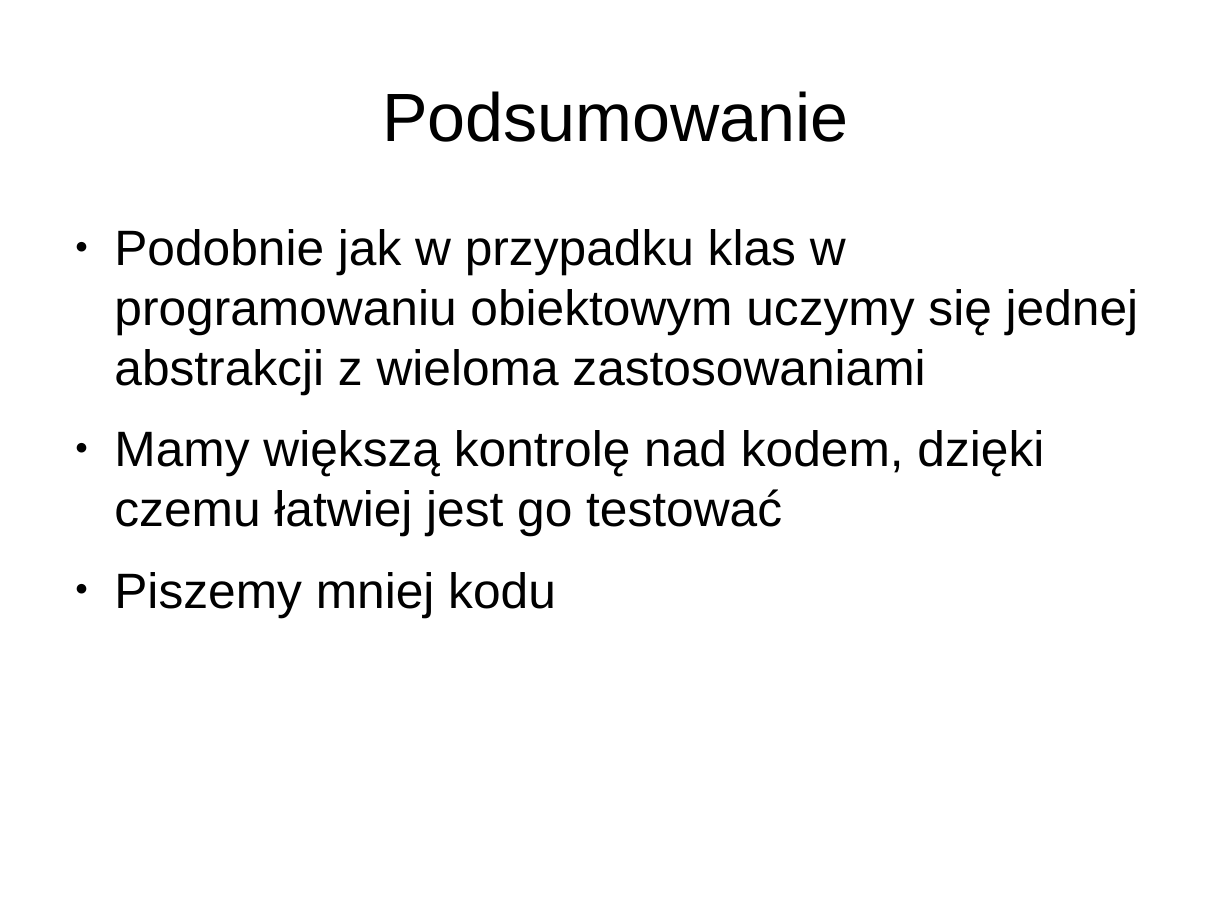
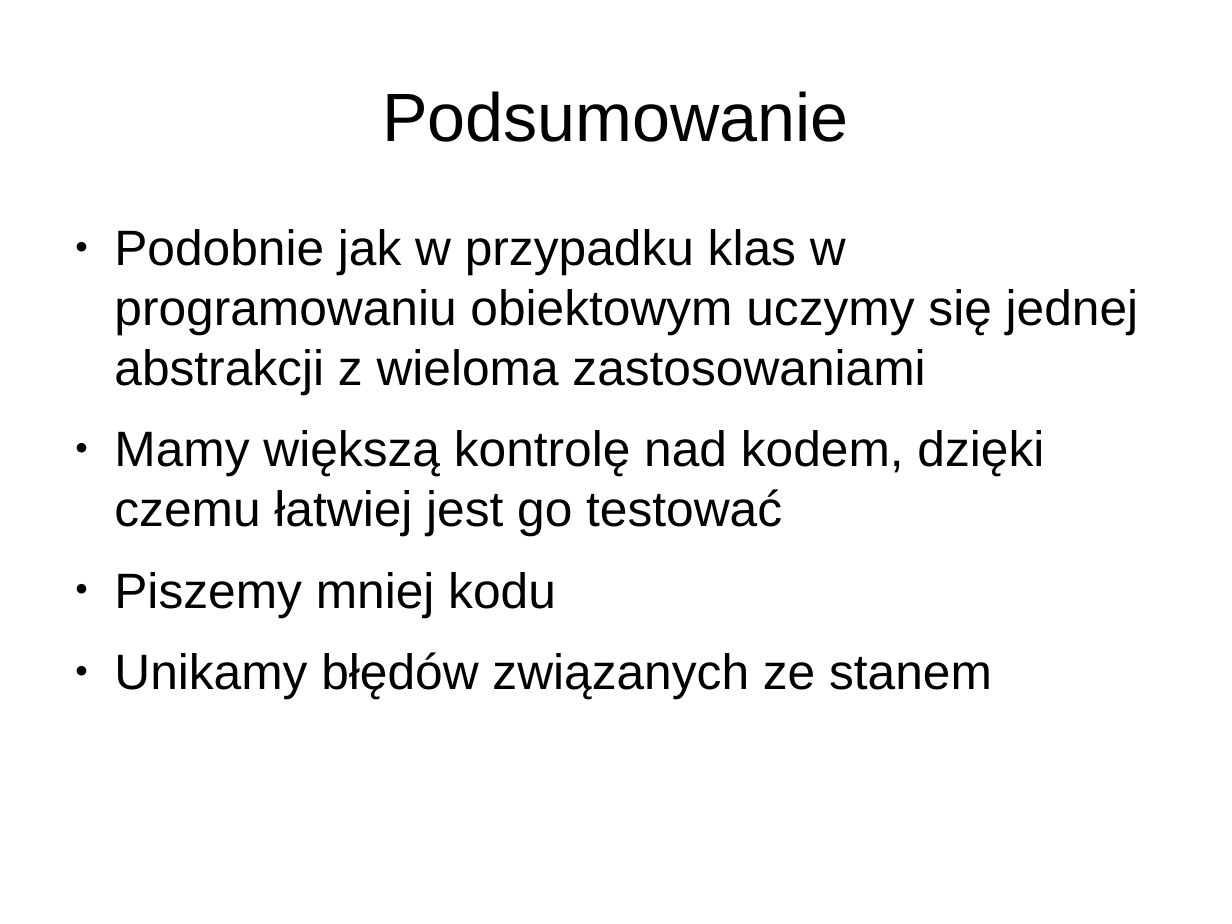
Before and after one commit to sielakos/js-monads, a slide deck: slide 31 of monads.odp. Drawn at 1232x924 pixels with LibreOffice and Linux fonts; fonts in the diff are those of the drawing. Boxes give left, top, right and bottom in pixels: in the first picture for what was removed or moved away, otherwise in the second. Text is boxed around its words. In the diff, an @@ line names an element or a change of style, - is before the commit and + after.

```diff
--- a/monads.odp
+++ b/monads.odp
@@ text at [114, 652, 992, 699]: paragraph added @@
+● Unikamy błędów związanych ze stanem
```
Also in this commit, not shown: 6 other files.
